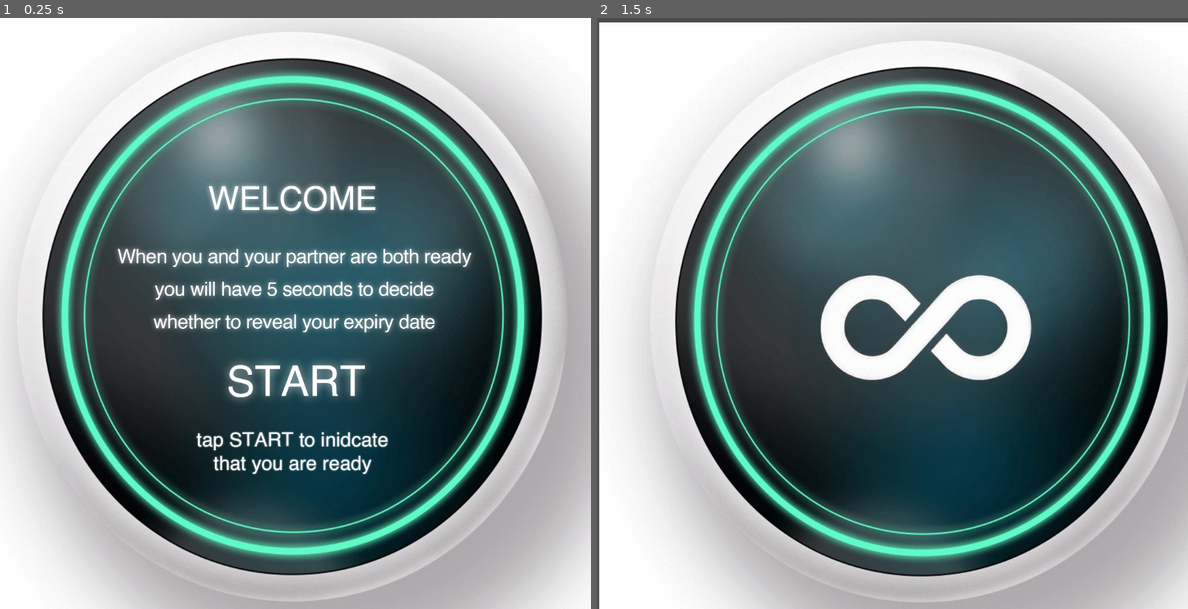
Above: before the commit, frames 1-2 (left to right).
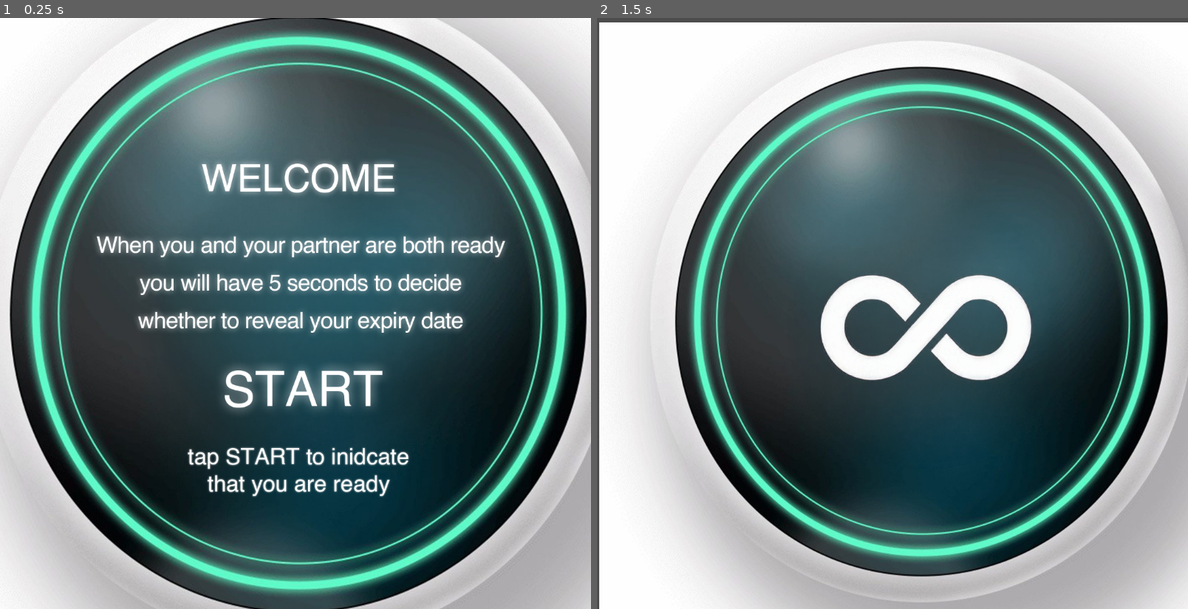
Above: after the commit, the same moments.

Repository: namda-on/jihunnid
Game: Godot game, scene res://scene/display_1.tscn
Same seed, same stepped clock (60 frames per second), same inputs: the game is played once before the commit and once after it.
Inputs (mouse positions are in pixels of both pictures, inside the frame that each line leads up to):
- Up to frame 1 (0.25 s): no input
- Up to frame 2 (1.5 s): click (892, 319) at 0.5 s; tap Enter at 1.25 s

The runs differ from the first frame. In frame 1, 50% of the frame differs, in the area x 0-100%, y 0-100%; in frame 2, nothing differs.

Commit message:
이미지 사이즈 조정

Diff:
--- a/scene/display_1.tscn
+++ b/scene/display_1.tscn
@@ -21,8 +21,8 @@
 script = ExtResource("1_p8bbk")
 
 [node name="Sprite2D" type="Sprite2D" parent="TextureButton"]
-position = Vector2(812, 736)
-scale = Vector2(0.597268, 0.597268)
+position = Vector2(823, 731)
+scale = Vector2(0.689314, 0.689314)
 texture = ExtResource("2_1q8ae")
 
 [node name="Camera2D" type="Camera2D" parent="."]
Not shown, changed: build/jihunnid.pck
